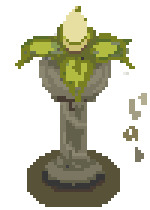
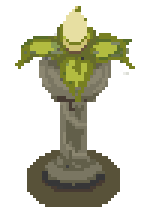
Before/after of a w=150, h=210 layered artwork. What changed in the layer stack:
painted on "Ellipse 1" over (x1=123, y1=93, x2=147, y2=162)
